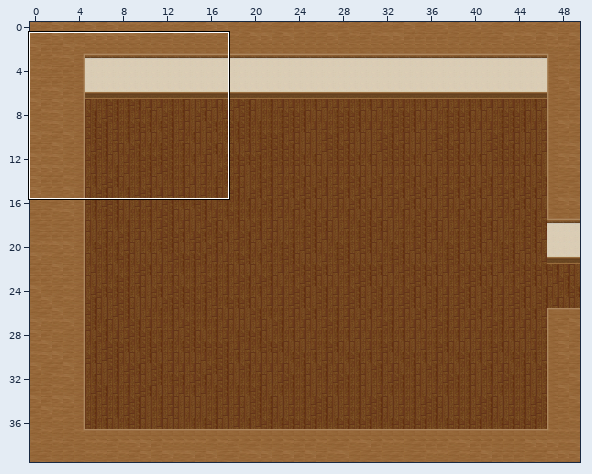
Two versions of a level (Tiled map (JSON), main/resources/worlds/WaldemarsMeetingRoom.json). Above, an overview of the earlier version with the close-up marked.
Close-up. Before the commit:
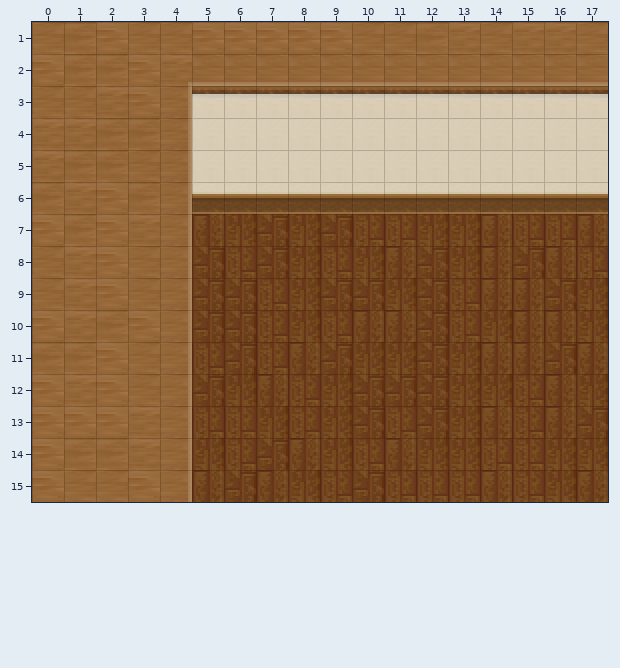
Cells are 16x16 px. Shown: x 0..17, y 1..15. The commit also changed other parts of the map, which this record leaves out. The old version is drawn lined up with the new one.
And afterwards:
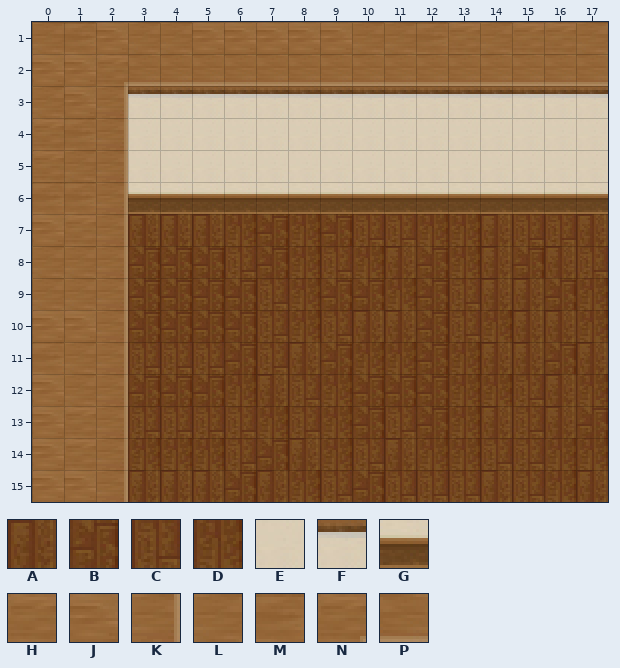
Key: from "Office": A 0, B 1, C 2, D 3, E 7, F 8, G 9, H 14, J 15, K 16, L 21, M 22, N 25, P 28.
_ is an empty cell.
Change:
map size 50x40 -> 40x23 cells
Layer "Tile Layer 1":
y 2: x 2..4 MJN -> NPP
y 3: x 2..4 HJK -> KFF
y 4: x 2..4 MMK -> KEE
y 5: x 2..4 MLK -> KEE
y 6: x 2..4 JMK -> KGG
y 7: x 2..4 JHK -> KAA
y 8..9: x 2..4 JLK -> KBB
y 10: x 2..4 MJK -> KBB
y 11: x 2..4 JLK -> KCC
y 12: x 2..4 JLK -> KBB
y 13: x 2..4 JHK -> KCC
y 14: x 2..4 MHK -> KDD
y 15: x 2..4 LJK -> KAA
